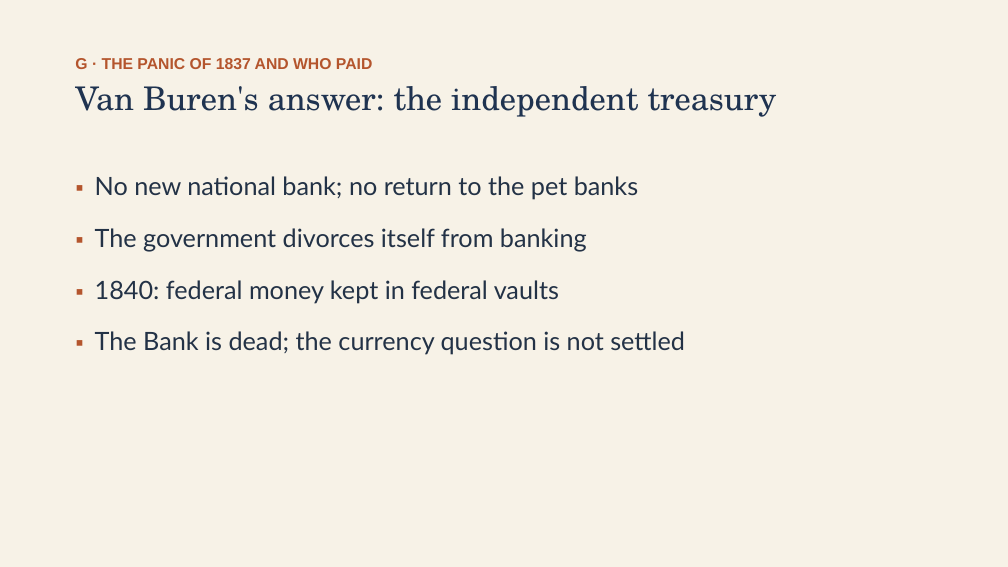
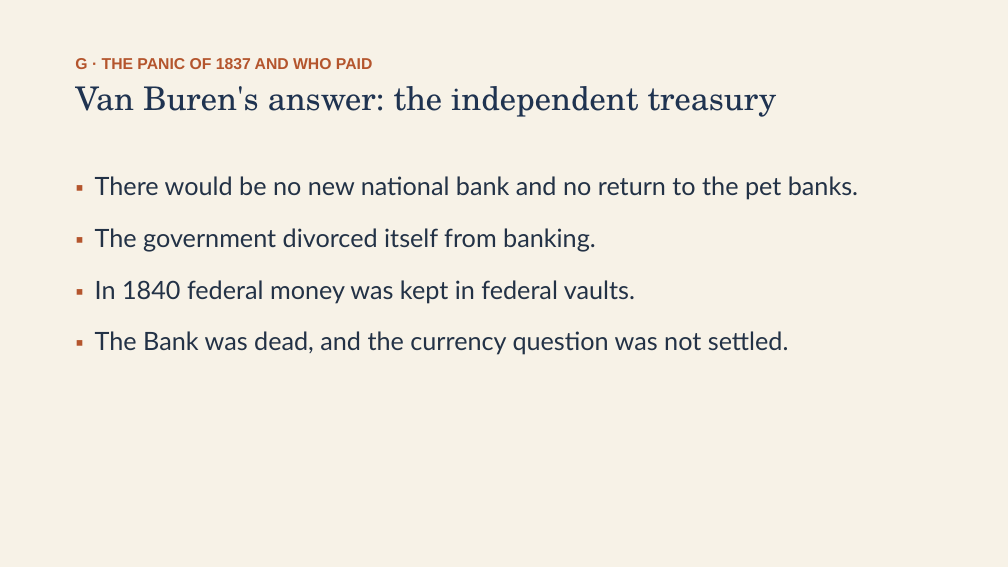
Before and after one commit to ab17gthb/humanities-curriculum-group, a slide deck: slide 21 of jackson-reform/lesson-04/lesson-04-slides.pptx. Drawn at 1008x567 pixels with LibreOffice and Linux fonts; fonts in the diff are those of the drawing. Boxes give left, top, right and bottom in pixels: in the first picture for what was removed or moved away, otherwise in the second. Text is boxed around its words. In the diff, an @@ line names an element or a change of style, - is before the commit and + after.

Commit message:
Rollout: JR L4 reworked and live (Bank War)

```diff
--- a/jackson-reform/lesson-04/lesson-04-slides.pptx
+++ b/jackson-reform/lesson-04/lesson-04-slides.pptx
@@ text at (95,176,858,355): text changed @@
-▪ No new national bank; no return to the pet banks
-▪ The government divorces itself from banking
-▪ 1840: federal money kept in federal vaults
-▪ The Bank is dead; the currency question is not settled
+▪ There would be no new national bank and no return to the pet banks.
+▪ The government divorced itself from banking.
+▪ In 1840 federal money was kept in federal vaults.
+▪ The Bank was dead, and the currency question was not settled.
```
Also in this commit, not shown: 9 other slides changed, 6 other files.
